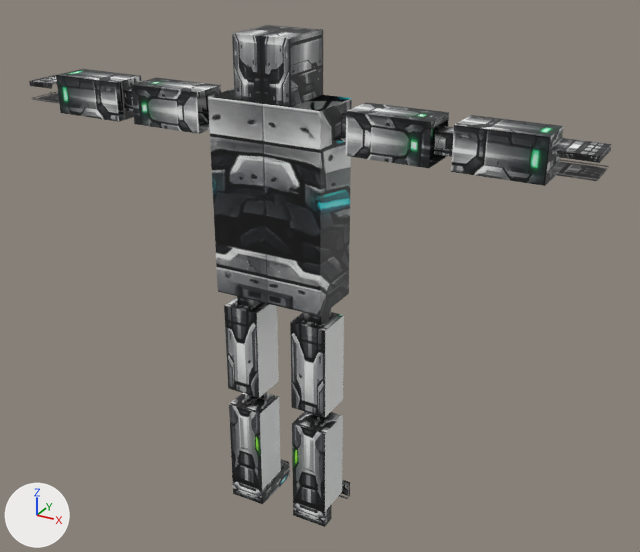
The FBX model Action/Data/Model/Player/MainBody/MainBody.fbx as it was, and as the next commit left it.
Both versions are drawn from a camera (50 mm lens) standing at (0.215, -0.352, 0.32) and looking at (0.014, 0.014, 0.137). The lights are fixed; the arrows at lower left show +X, +Y and +Z. The first picture is the older version. Where no turn or scale is listed for an object, it has been applied to the vertices.

Names of what the first picture shows: '立方体', '立方体.001', '立方体.002', '立方体.004', '立方体.005', '立方体.006', '立方体.007', '立方体.014'.
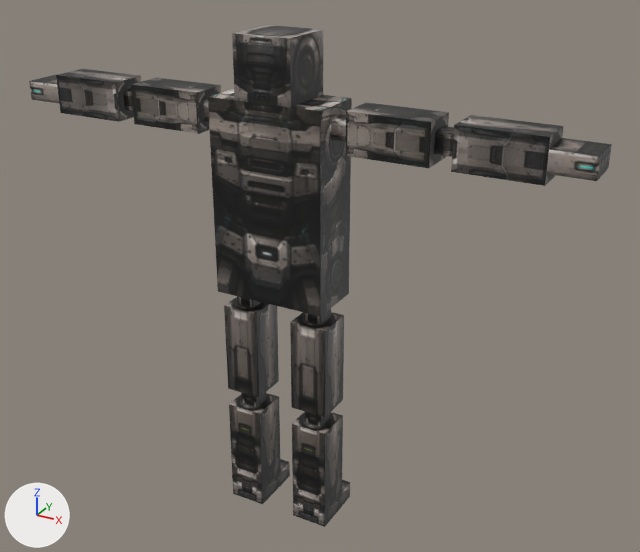
The newer file is also turned or shifted as a whole; pictures and numbers use the older file's frame.

Diff of the bpy script that builds the scene:
```diff
--- a/Action/Data/Model/Player/MainBody/MainBody.fbx.py
+++ b/Action/Data/Model/Player/MainBody/MainBody.fbx.py
@@ img_texturesheet_png @@
+img_texturesheet_png = load_image('TextureSheet.png', 'TextureSheet.png', 3679, 1122, 'sRGB')
@@ mat_マテリアル_001 @@
 mat_マテリアル_001 = principled_material('マテリアル.001')
-mat_マテリアル_001.texture = img_robot_png  # with its transparency
+mat_マテリアル_001.texture = img_texturesheet_png
@@ me_立方体_006 @@
 # used by ob_立方体_005; location = (0.0, 0.0, 0.0)
-me_立方体_006.from_pydata(...)  # 29 vertices, 23 faces; spans x -0.03..0.03, y -0.015..0.015, z 0.13..0.23
+me_立方体_006.from_pydata(...)  # 31 vertices, 25 faces; spans x -0.03..0.03, y -0.015..0.015, z 0.13..0.23
+# me_立方体_006 part 4
+# 4 faces are deleted
+# 2 vertices are added at (0.0, 0.015, 0.23), (0.0, 0.015, 0.13)
+# 6 new faces join them
+# me_立方体_006 part 5: 19 kept faces spanning x -0.03..0.03, y -0.015..0.015, z 0.13..0.23 get new texture (UV) coordinates
 me_立方体_006.materials.append(mat_マテリアル_001)
@@ me_立方体_001 @@
 me_立方体_001.from_pydata(...)  # 32 vertices, 24 faces; spans x -0.03..0.03, y -0.01..0.01, z 0.01..0.12
 # used by ob_立方体_001; location = (0.0, 0.0, 0.0)
+# me_立方体_001 part 7: texture (UV) coordinates of 24 of 24 faces, centred in x -0.03..0.03, y -0.01..0.01, z 0.01..0.12, changed; they spanned u -0.06..0.76, v 0.16..0.55 and now span u 0.46..0.67, v 0.01..0.87
 me_立方体_001.materials.append(mat_マテリアル_001)
@@ me_cube_001 @@
 me_cube_001.from_pydata(...)  # 16 vertices, 12 faces; spans x -0.03..0.03, y -0.01..0.02, z 0.0..0.01
 # used by ob_立方体_014; location = (0.0, 0.0, 0.0)
+# me_cube_001 part 1: texture (UV) coordinates of 12 of 12 faces, centred in x -0.03..0.03, y -0.01..0.02, z 0.0..0.01, changed; they spanned u 0.14..0.68, v -0.26..0.18 and now span u 0.52..0.99, v 0.01..0.94
 me_cube_001.materials.append(mat_マテリアル_001)
@@ me_立方体_004 @@
 me_立方体_004.from_pydata(...)  # 16 vertices, 12 faces; spans x -0.15..0.15, y -0.01..0.01, z 0.215..0.225
 # used by ob_立方体_002; location = (0.0, 0.0, 0.0)
+# me_立方体_004 part 3: texture (UV) coordinates of 12 of 12 faces, centred in x -0.15..0.15, y -0.01..0.01, z 0.215..0.225, changed; they spanned u 0.14..0.5, v -0.26..0.2 and now span u 0.25..0.87, v 0.01..0.91
 me_立方体_004.materials.append(mat_マテリアル_001)
@@ me_立方体_012 @@
 me_立方体_012.from_pydata(...)  # 8 vertices, 6 faces; spans x -0.015..0.015, y -0.015..0.015, z 0.23..0.26
 # used by ob_立方体; location = (0.0, 0.0, 0.0)
+# me_立方体_012 part 6: texture (UV) coordinates of 6 of 6 faces, centred in x -0.015..0.015, y -0.015..0.015, z 0.23..0.26, changed; they spanned u 0.16..0.52, v 0.6..0.91 and now span u 0.01..0.67, v 0.01..0.93
 me_立方体_012.materials.append(mat_マテリアル_001)
@@ me_立方体_009 @@
 me_立方体_009.from_pydata(...)  # 32 vertices, 24 faces; spans x -0.13..0.13, y -0.01..0.01, z 0.21..0.23
 # used by ob_立方体_006; location = (0.0, 0.0, 0.0)
+# me_立方体_009 part 2: texture (UV) coordinates of 24 of 24 faces, centred in x -0.13..0.13, y -0.01..0.01, z 0.21..0.23, changed; they spanned u 0.06..0.64, v 0.04..0.52 and now span u 0.31..0.67, v 0.03..0.96
 me_立方体_009.materials.append(mat_マテリアル_001)
```

What differs and where, as boxes [x1, y1, x2, y2] in the pictures (640 x 552 px; the box of a moved part takes in the faces that stretch with it):
'立方体.005', surface changed, reshaped: [208, 89, 352, 316] in both
'立方体.006', surface changed: [56, 69, 564, 186] in both
'立方体.001', surface changed: [224, 297, 344, 512] in both
'立方体', surface changed: [232, 25, 323, 107] in both
'立方体.002', surface changed: [29, 75, 612, 181] in both
'立方体.014', surface changed: [233, 459, 350, 527] in both
'立方体.004', surface changed: [123, 89, 454, 157] in both
'立方体.007', surface changed: [237, 296, 331, 425] in both
part 4 of me_立方体_006, moved or reshaped: before [291, 95, 351, 111]; after [209, 89, 351, 111]
part 5 of me_立方体_006, surface changed: before [208, 89, 352, 316]; after [208, 97, 352, 316]
